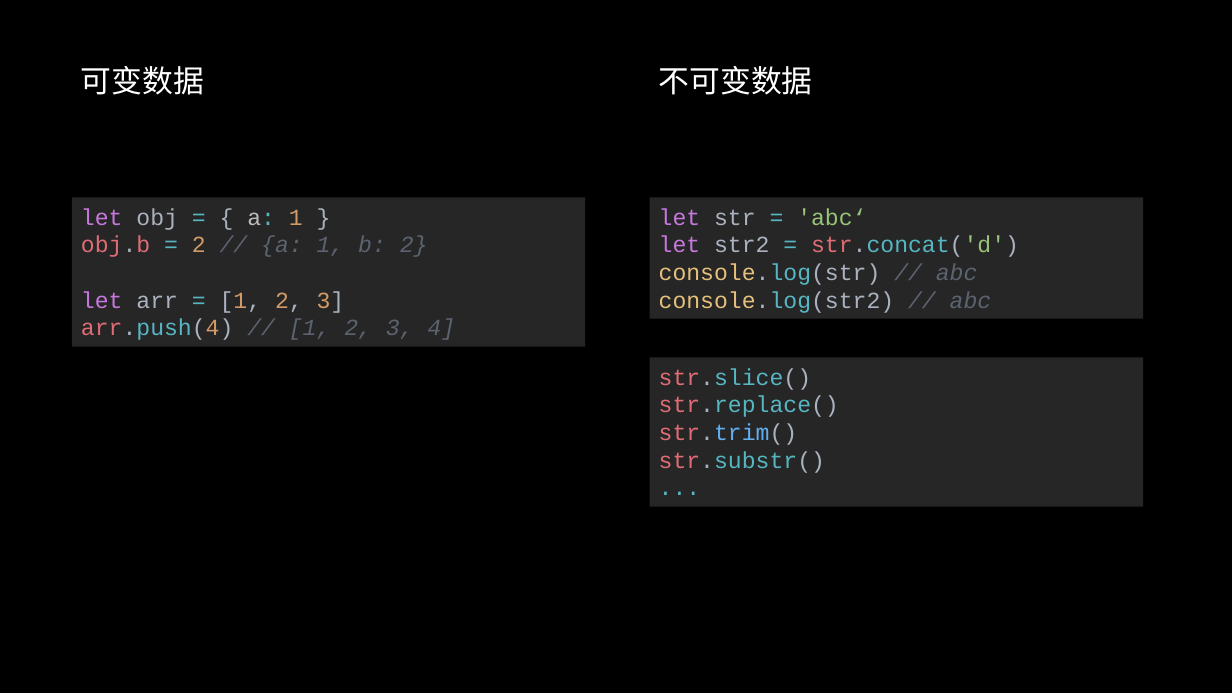
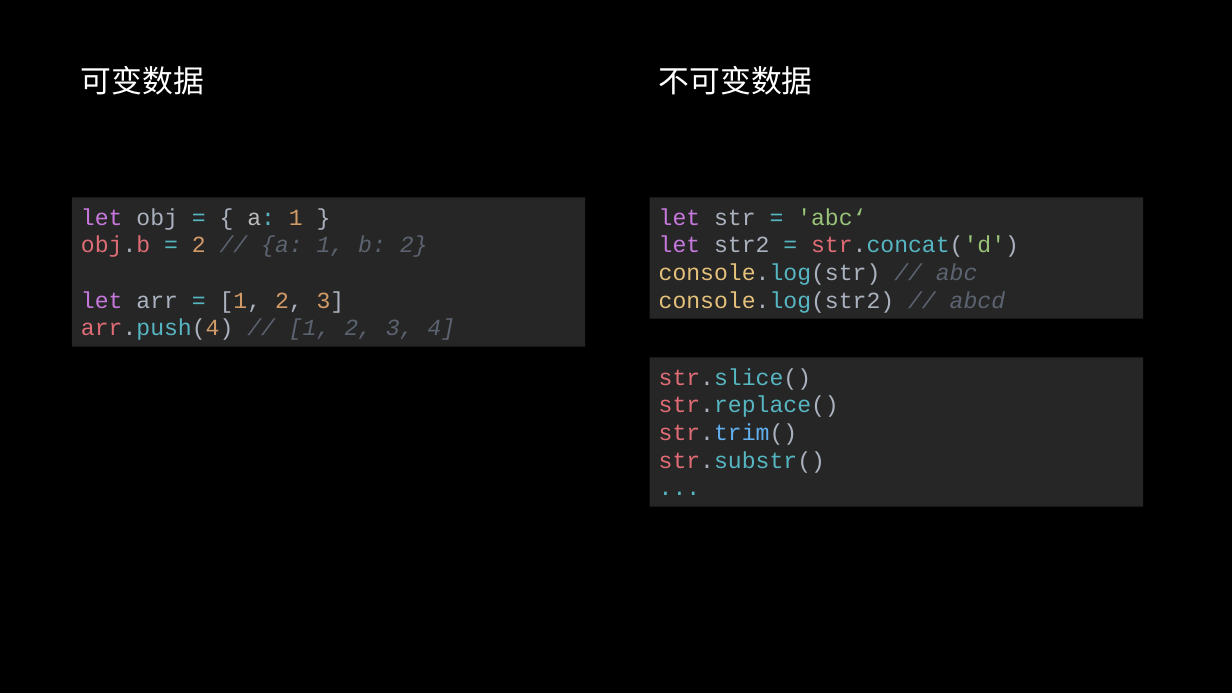
Before and after one commit to xfields/immutable-tutorial, a slide deck: slide 2 of docs/immutablejs_谢飞.pptx. Drawn at 1232x693 pixels with LibreOffice and Linux fonts; fonts in the diff are those of the drawing. Boxes give left, top, right and bottom in pixels: in the first picture for what was removed or moved away, otherwise in the second. Text is boxed around its words. In the diff, an @@ line names an element or a change of style, - is before the commit and + after.

```diff
--- a/docs/immutablejs_谢飞.pptx
+++ b/docs/immutablejs_谢飞.pptx
@@ text in rectangle at bbox=[659, 291, 1005, 313]: text changed @@
-console.log(str2) // abc
+console.log(str2) // abcd
```
Also in this commit, not shown: 2 other slides changed, 12 slides added, 1 slide removed, 6 other files.
